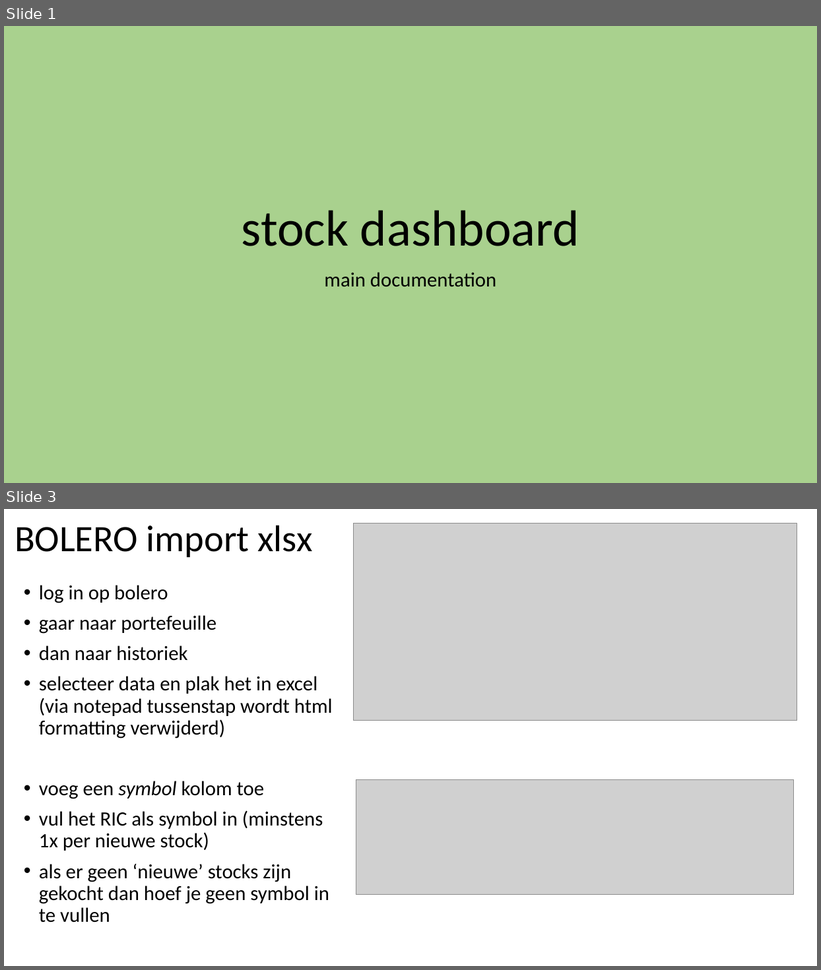
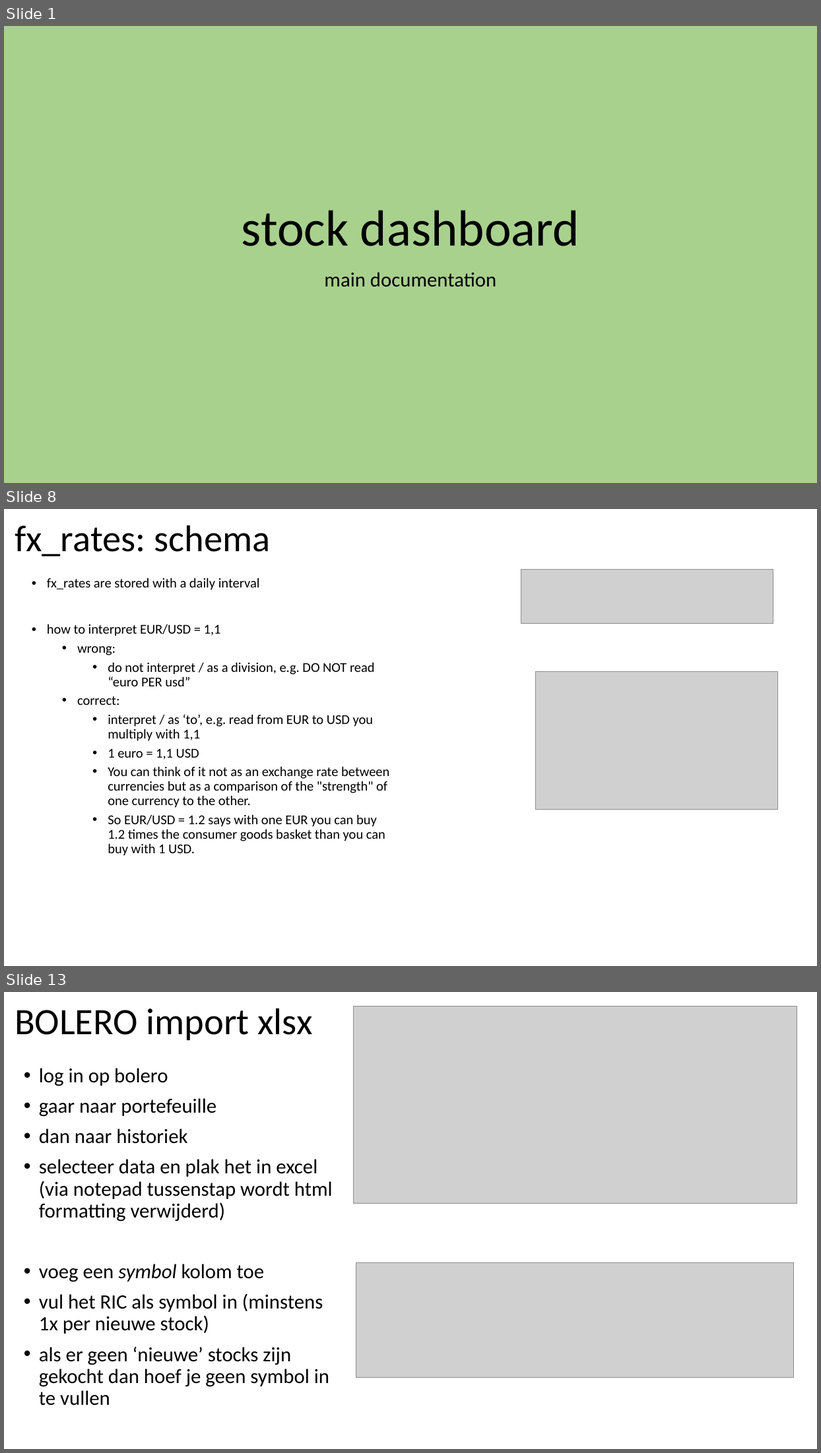
Before and after one commit to jorritvm/stocks_dashboard, a slide deck: doc/stock_dashboard_documentation.pptx. Shown one above the other, each under a label of ours: slides 1 and 3 before the commit, slides 1, 8 and 13 after it; the slides between them are not shown. The pictures are 821x970 and 821x1453 pixels, drawn with LibreOffice and Linux fonts; fonts in the diff are those of the drawing; grey boxes stand for pictures. Boxes give left, top, right and bottom in pixels: in the first picture for what was removed or moved away, otherwise in the second. Text is boxed around its words. In the diff, an @@ line names an element or a change of style, - is before the commit and + after.

Commit message:
add fx rates bulk importer

```diff
--- a/doc/stock_dashboard_documentation.pptx
+++ b/doc/stock_dashboard_documentation.pptx
@@ slide 8 added at [4,509,817,966], background #FFFFFF @@
@@ title added at [15,525,271,557], 44 pt, text #000000 @@
+fx_rates: schema
@@ text added at [47,578,389,856], 16 pt, text #000000 @@
+• fx_rates are stored with a daily interval
+• how to interpret EUR/USD = 1,1
+  • wrong:
+    • do not interpret / as a division, e.g. DO NOT read “euro PER usd”
+  • correct:
+    • interpret / as ‘to’, e.g. read from EUR to USD you multiply with 1,1
+    • 1 euro = 1,1 USD
+    • You can think of it not as an exchange rate between currencies but as a comparison of the "strength" of one currency to the other.
+    • So EUR/USD = 1.2 says with one EUR you can buy 1.2 times the consumer goods basket than you can buy with 1 USD.
@@ picture added at [521,569,773,624] @@
@@ picture added at [535,672,778,811] @@
@@ what was slide 3 is now slide 13 @@
```
Also in this commit, not shown: 3 slides changed, 7 other slides added, 3 slides removed, 15 other files.
